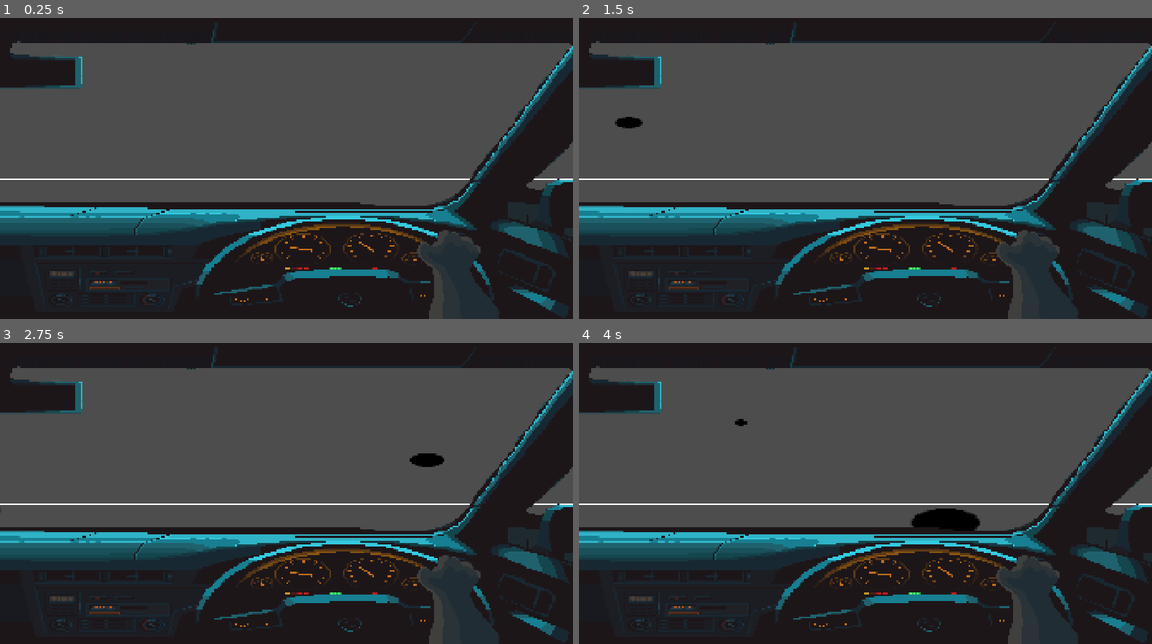
Above: before the commit, frames 1-4 (two rows, left to right).
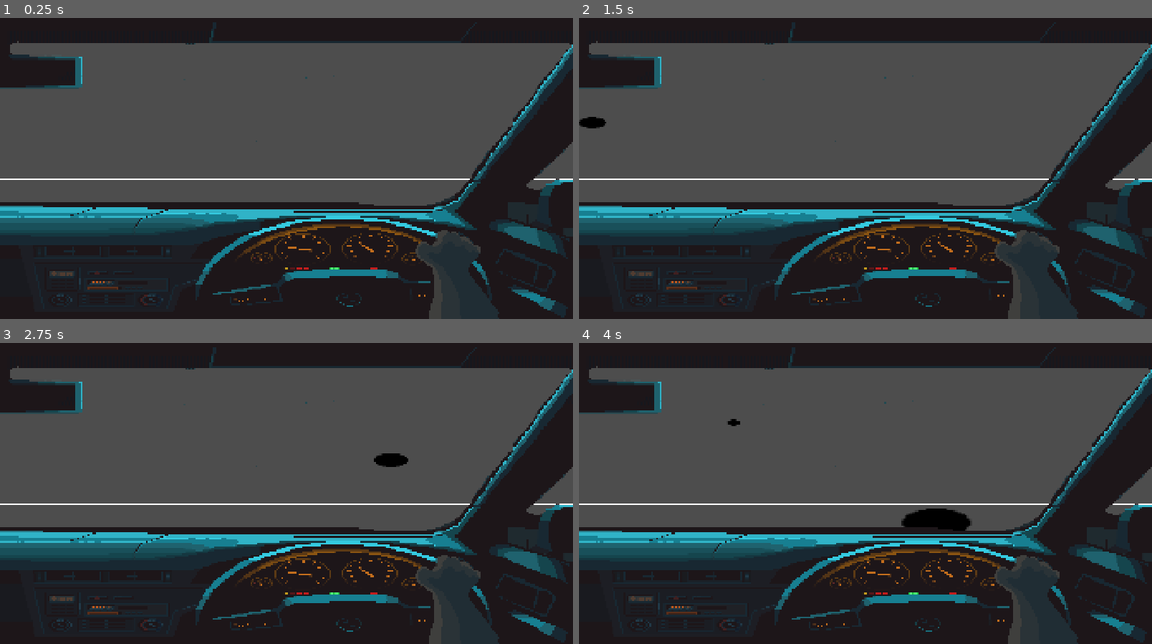
Above: after the commit, the same moments.

Repository: k3mystra/needy-college-student
Game: Godot game, scene res://DrivingMiniGame/Scenes/driving_mini_game.tscn
Two runs of this game, one before a commit and one after it. Both use one fixed random seed, a clock stepped at 60 frames per second and the inputs below. This scene is started directly instead of the project's main scene.
Inputs:
- Up to frame 1 (0.25 s): no input
- Up to frame 2 (1.5 s): tap Enter at 0.5 s; hold Right (ui_right) 0.53-1.28 s; hold Left (ui_left) from 1.28 s (still down)
- Up to frame 3 (2.75 s): release Left (ui_left) at 2.03 s; hold Right (ui_right) from 2.03 s (still down)
- Up to frame 4 (4 s): release Right (ui_right) at 3.53 s; hold Left (ui_left) from 3.53 s (still down)

The runs differ from the first frame. In frame 1, 1.4% of the frame differs, in the area x 1-100%, y 1-100%; in frame 2, 1.7%; in frame 3, 1.9%; in frame 4, 1.7%.

Commit message:
Fixed a center X point on the Car Dashboard

Diff:
--- a/DrivingMiniGame/Scenes/CarDashboard.tscn
+++ b/DrivingMiniGame/Scenes/CarDashboard.tscn
@@ -16,24 +16,24 @@
 script = ExtResource("1_d7gq5")
 
 [node name="CarDashboardPlaceholder" type="Sprite2D" parent="." unique_id=1380996085]
-position = Vector2(1145.0001, 503)
+position = Vector2(0, 503)
 rotation = 3.1415927
 scale = Vector2(0.61755174, -0.46062022)
 texture = ExtResource("2_jaalo")
 
 [node name="CarWidthCollider" type="CollisionShape2D" parent="." unique_id=2068832888]
-position = Vector2(1144.405, 1002.99994)
+position = Vector2(0, 1003)
 scale = Vector2(59.419, 7.4)
 shape = SubResource("RectangleShape2D_5hgjn")
 
 [node name="Area2D" type="Area2D" parent="." unique_id=587969635]
 
 [node name="LeftWheelCollider" type="CollisionShape2D" parent="Area2D" unique_id=1423224965]
-position = Vector2(490, 1004.25)
+position = Vector2(-660, 1004.25)
 shape = SubResource("RectangleShape2D_jaalo")
 
 [node name="RightWheelCollider" type="CollisionShape2D" parent="Area2D" unique_id=946337406]
-position = Vector2(1661.5, 1005)
+position = Vector2(509, 1005)
 shape = SubResource("RectangleShape2D_55fhc")
 
 [connection signal="area_entered" from="Area2D" to="." method="_on_area_2d_area_entered"]
--- a/DrivingMiniGame/Scenes/driving_mini_game.tscn
+++ b/DrivingMiniGame/Scenes/driving_mini_game.tscn
@@ -8,10 +8,10 @@
 script = ExtResource("1_21l2p")
 
 [node name="CarDashboard" parent="." unique_id=624995954 instance=ExtResource("2_h0y7q")]
-position = Vector2(487, 0)
+position = Vector2(1728, 0)
 
 [node name="Camera2D" type="Camera2D" parent="CarDashboard" unique_id=1118085567]
-position = Vector2(1141, 503)
+position = Vector2(-2, 503)
 zoom = Vector2(1.245, 0.94)
 
 [node name="CarBoundary" parent="." unique_id=787241941 instance=ExtResource("3_agv8p")]
--- a/DrivingMiniGame/Scripts/car_dashboard.gd
+++ b/DrivingMiniGame/Scripts/car_dashboard.gd
@@ -15,7 +15,6 @@
 
 	move_and_slide()
 
-
 func _on_area_2d_area_entered(area: Area2D) -> void:
 	if area.is_in_group("pothole"):
 		print("player hit pothole")
--- a/DrivingMiniGame/Scripts/potholes.gd
+++ b/DrivingMiniGame/Scripts/potholes.gd
@@ -11,7 +11,7 @@
 		queue_free()
 
 func _move_towards(delta):
-	if position.x < CarDashboard.global_position.x + 1200:
+	if position.x < CarDashboard.global_position.x:
 		position.x -= 100 * delta
-	elif position.x > CarDashboard.global_position.x + 1200:
+	elif position.x > CarDashboard.global_position.x:
 		position.x += 100 * delta
